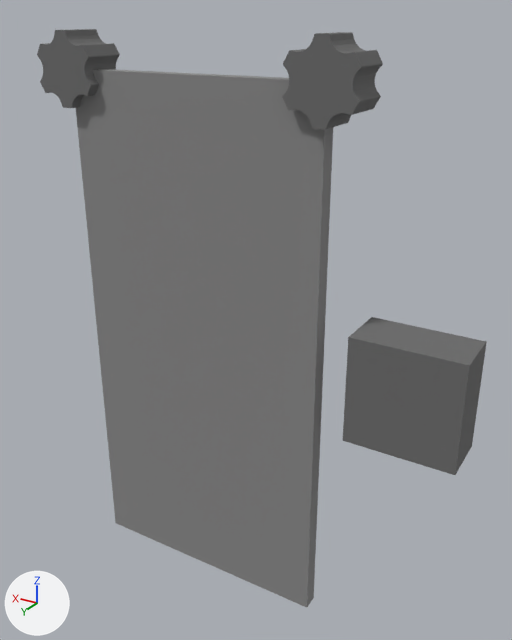
The Blender file blender_models/Machines/Door.blend, before and after one commit.
The view is the same before and after, from a camera (50 mm lens) standing at (-1.44, 1.99, 2.18) and looking at (-0.17, -0.12, 1.13). The axes (+X, +Y, +Z) are drawn at lower left. The lights are the same throughout.

The first picture shows 'Door', 'GearLeft', 'GearRight', 'Lock'.
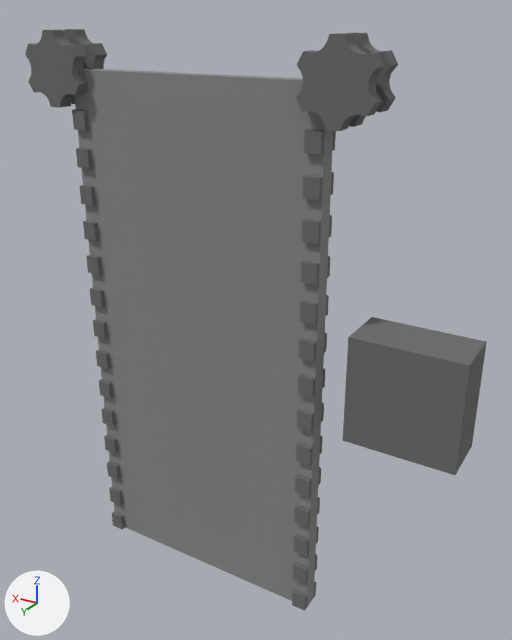
What changed in the scene script:
```text
Change me_cube:
    used by ob_door; location = (0.0, 0.0, 0.0)
    remove me_cube.from_pydata(...)  # 8 vertices, 6 faces; spans x -0.5..0.5, y -0.03..0.03, z 0.0..2.0
    add me_cube.from_pydata(...)  # 480 vertices, 478 faces; spans x -0.5..0.5, y -0.05..0.05, z 0.0..2.0
    me_cube part 1: 472 vertices added at x -0.5..0.5, y -0.05..0.05, z 0.0..2.0
    add me_cube.materials.append(mat_bar)  # dark grey #6e6e6e
Change me_cylinder:
    used by ob_gearleft; location = (-0.5, 0.0, 2.0); rotation_euler = (1.571, 0.262, 0.0), in degrees (90, 15, 0); scale = (0.1, 0.1, 0.1)
    remove me_cylinder.from_pydata(...)  # 312 vertices, 230 faces; spans x -1.3..1.3, y -1.3..1.3, z -0.71..0.89
    add me_cylinder.from_pydata(...)  # 600 vertices, 518 faces; spans x -1.3..1.3, y -1.3..1.3, z -0.8..0.8
    me_cylinder part 2: 312 vertices removed from x -1.3..1.3, y -1.3..1.3, z -0.71..0.89; 600 vertices added at x -1.3..1.3, y -1.3..1.3, z -0.8..0.8
Change ob_gearleft:
    ob_gearleft.location: (-0.5, 0.0, 2.0) -> (-0.55, 0.0, 2.0)
Change ob_gearright:
    ob_gearright.location: (0.5, 0.0, 2.0) -> (0.55, 0.0, 2.0)
```

Location of each change, (x1, y1, x2, y2) in pixels of the pictures (512 x 640 px; the box of a moved part takes in the faces that stretch with it):
'Door', reshaped
    before: (76, 69, 333, 608)
    after: (72, 68, 336, 611)
'GearLeft', reshaped, moved
    before: (282, 32, 383, 130)
    after: (296, 33, 398, 131)
'GearRight', reshaped, moved
    before: (37, 29, 120, 108)
    after: (25, 29, 107, 108)
part 1 of me_cube, added
    after: (72, 68, 336, 611)
part 2 of me_cylinder, moved or reshaped
    before: (37, 29, 383, 130)
    after: (25, 29, 398, 131)
